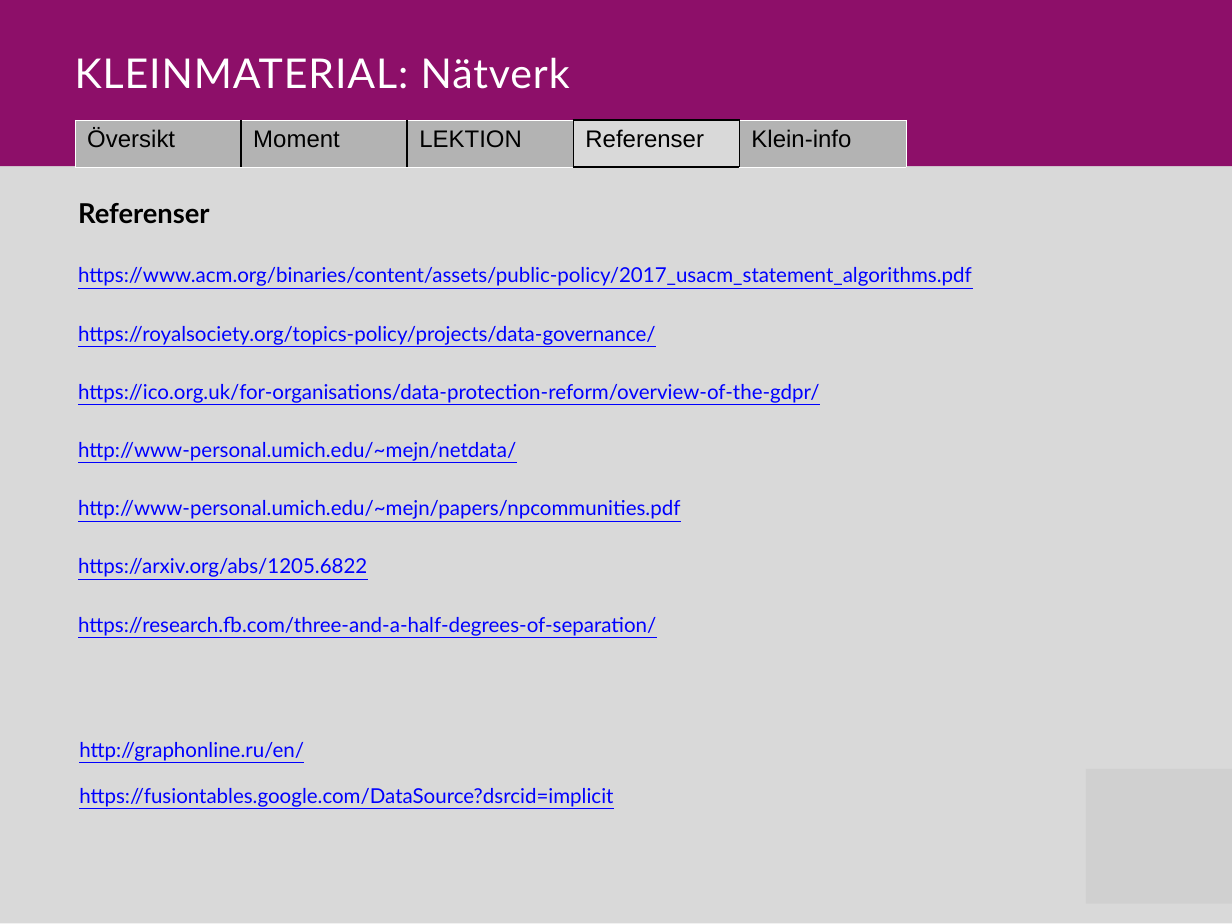
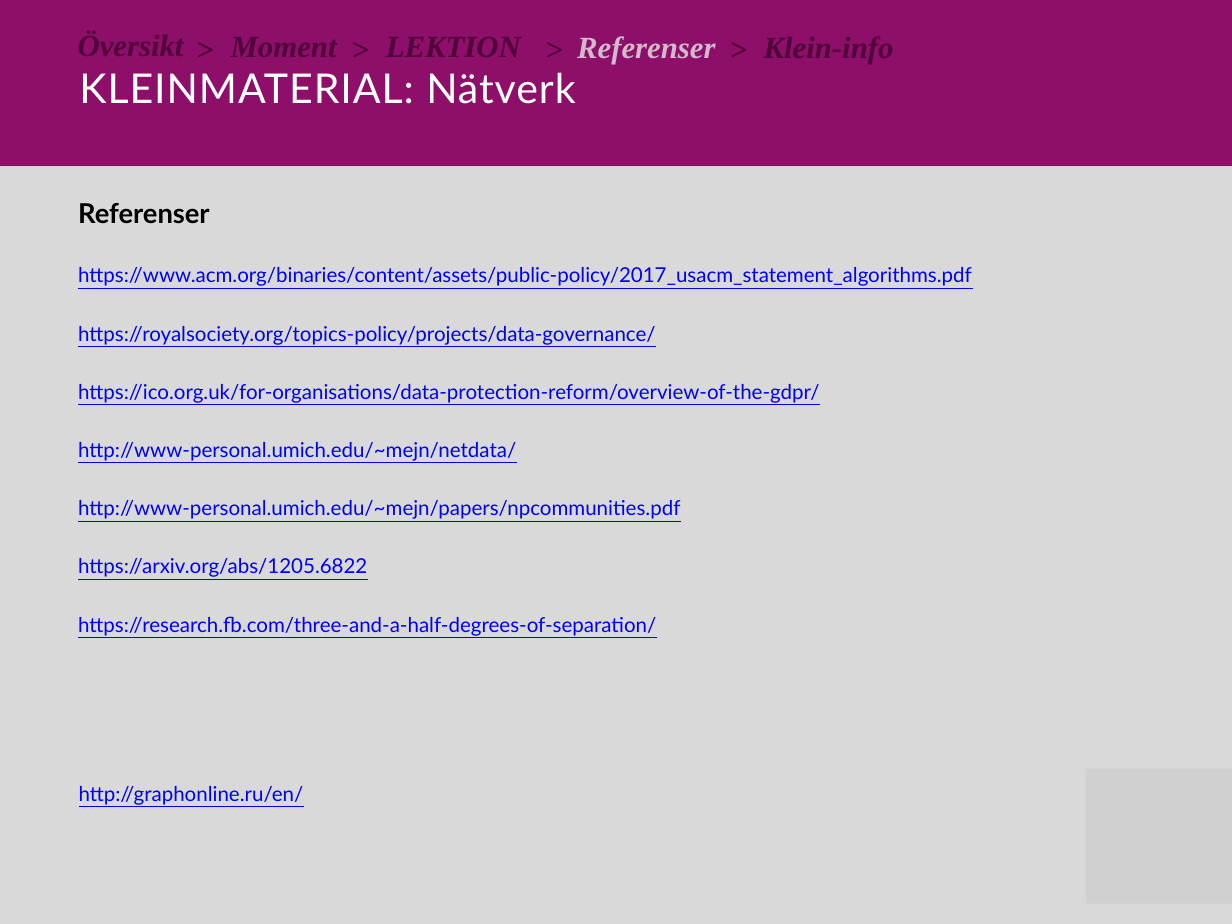
Before and after one commit to Niwsters/teaching-materials-thesis, a slide deck: slide 9 of revisions/2017-nätverk/material_nätverk_revision.pptx. Drawn at 1232x924 pixels with LibreOffice and Linux fonts; fonts in the diff are those of the drawing; grey boxes stand for pictures. Boxes give left, top, right and bottom in pixels: in the first picture for what was removed or moved away, otherwise in the second. Text is boxed around its words. In the diff, an @@ line names an element or a change of style, - is before the commit and + after.

```diff
--- a/revisions/2017-nätverk/material_nätverk_revision.pptx
+++ b/revisions/2017-nätverk/material_nätverk_revision.pptx
@@ group added at (x1=196, y1=30, x2=764, y2=64): 5 texts @@
+>
+Referenser
+>
+>
+>
@@ text "KLEINMATERIAL: Nätverk" moved from (x1=75, y1=57, x2=570, y2=89) to (x1=79, y1=72, x2=575, y2=104) @@
@@ table removed at (x1=75, y1=120, x2=907, y2=166), 1 rows, 5 columns @@
-Översikt | Moment | LEKTION | Referenser | Klein-info
@@ text "http://graphonline.ru/en/" moved from (x1=79, y1=742, x2=613, y2=807) to (x1=79, y1=786, x2=304, y2=805) @@
@@ text at (x1=79, y1=788, x2=613, y2=807): paragraph removed @@
-https://fusiontables.google.com/DataSource?dsrcid=implicit
```
Also in this commit, not shown: 9 other slides changed, 2 other files.
